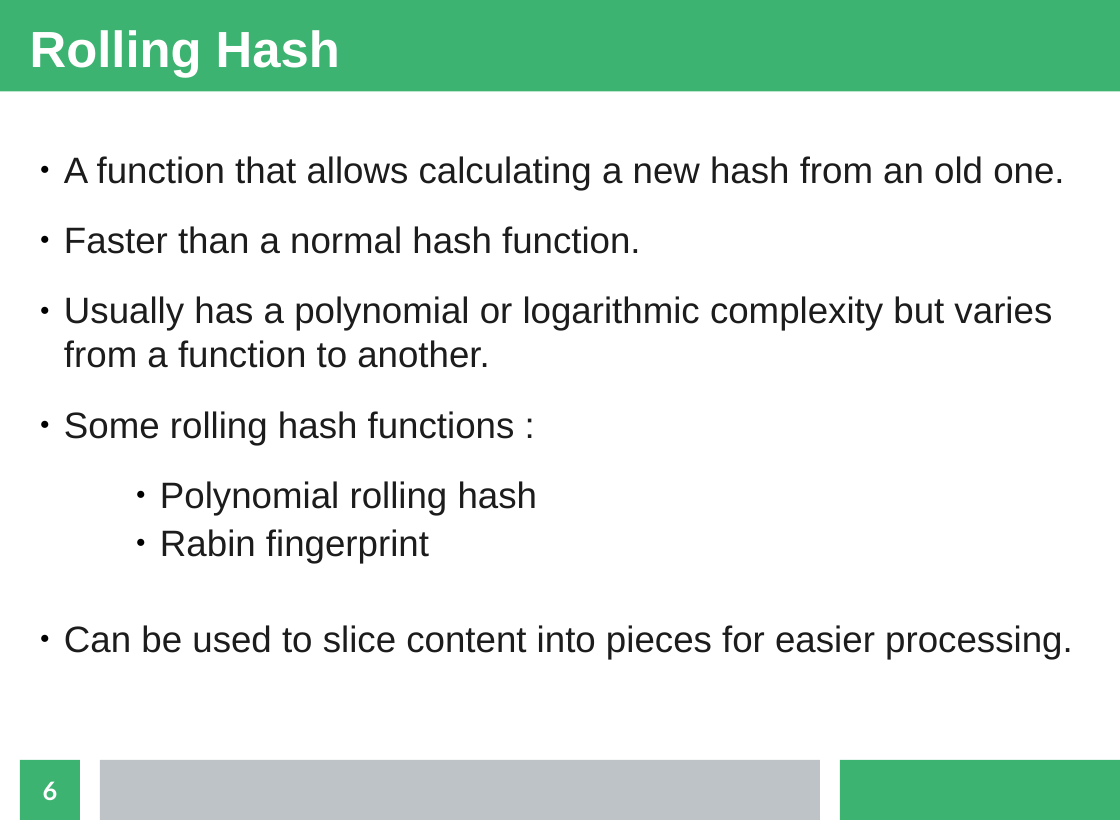
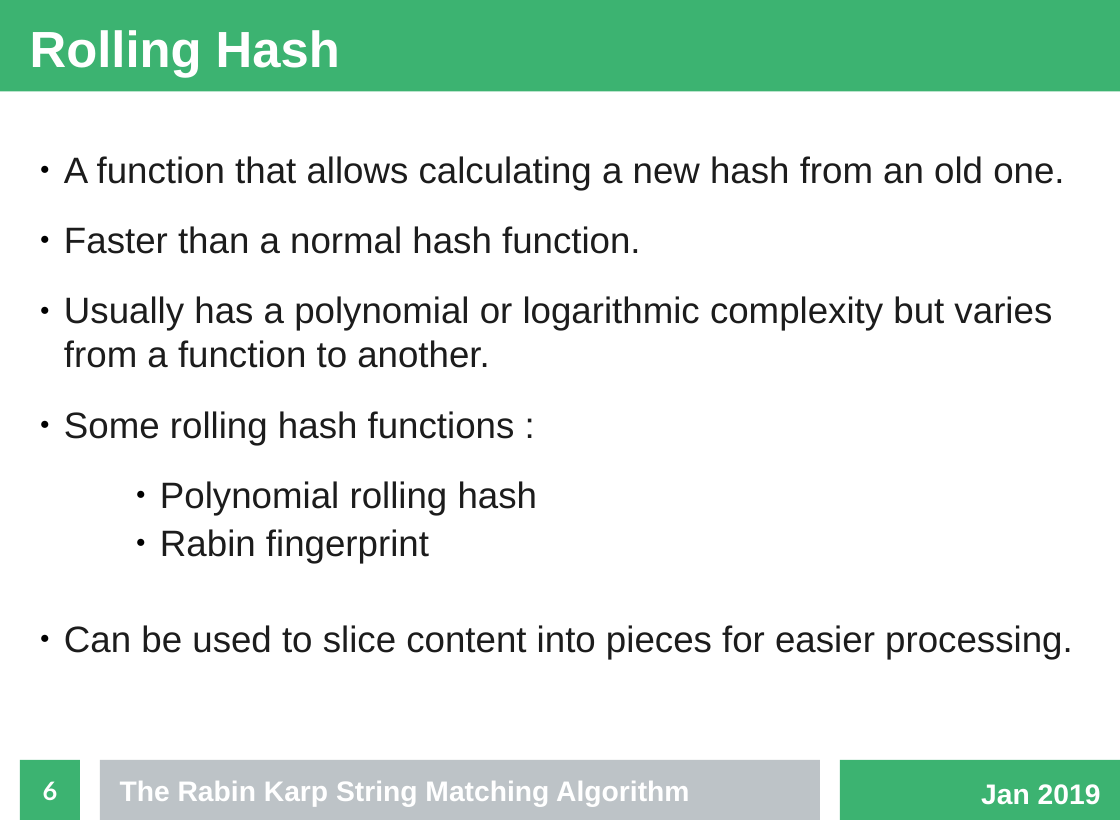
Before and after one commit to fennecinspace/Rabin-Karp, a slide deck: slide 6 of presentation/presentation.odp. Drawn at 1120x840 pixels with LibreOffice and Linux fonts; fonts in the diff are those of the drawing. Boxes give left, top, right and bottom in pixels: in the first picture for what was removed or moved away, otherwise in the second. Text is boxed around its words. In the diff, an @@ line names an element or a change of style, - is before the commit and + after.

```diff
--- a/presentation/presentation.odp
+++ b/presentation/presentation.odp
@@ text added at (120, 781, 689, 807), 20 pt, text #FFFFFF, bold @@
+The Rabin Karp String Matching Algorithm
@@ text added at (981, 784, 1101, 805), 20 pt, text #FFFFFF, bold @@
+Jan 2019
```
Also in this commit, not shown: 4 other slides changed, 6 slides added, 3 other files.
